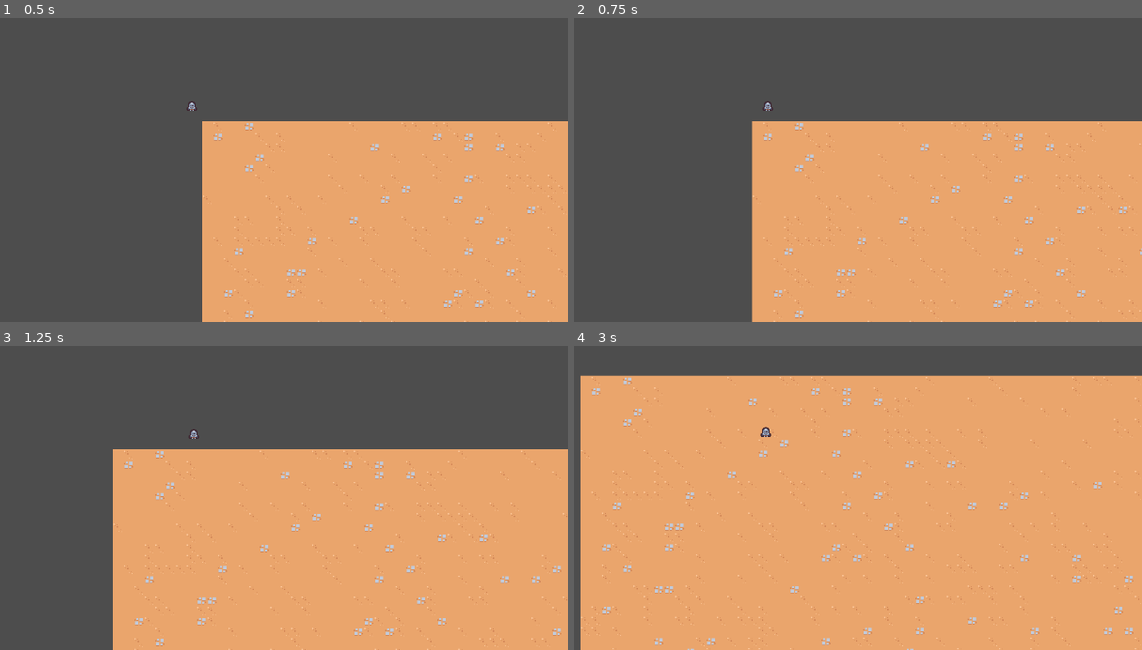
Above: before the commit, frames 1-4 (two rows, left to right).
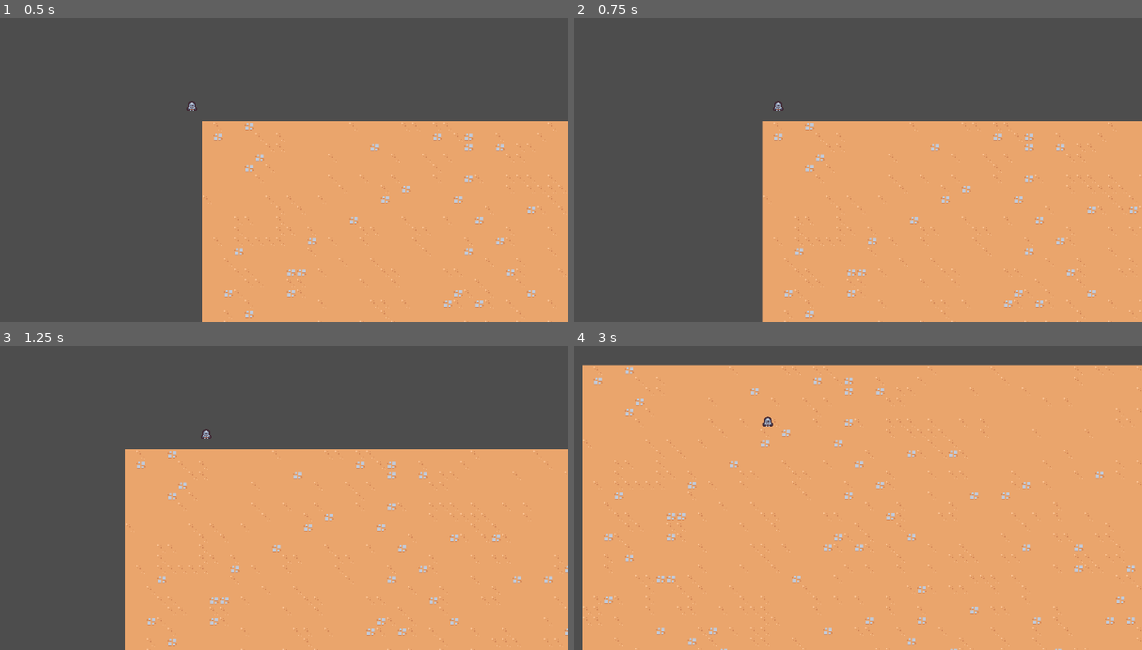
Above: after the commit, the same moments.

Repository: justknick/myFirst2DSurvivorsGame
Game: Godot game, scene res://scenes/main/main.tscn
Same seed, same stepped clock (60 frames per second), same inputs: the game is played once before the commit and once after it.
Inputs:
- Up to frame 1 (0.5 s): no input
- Up to frame 2 (0.75 s): tap Enter at 0.5 s; hold D (move_right) from 0.53 s (still down)
- Up to frame 3 (1.25 s): keep holding D (move_right)
- Up to frame 4 (3 s): release D (move_right) at 1.28 s; hold S (move_down) 1.28-2.03 s; hold D (move_right) 2.03-2.78 s; hold W (move_up) from 2.78 s (still down)

Frame 1 is identical in both runs. In frame 2, 3.2% of the frame differs, in the area x 31-100%, y 27-100%; in frame 3, 3.6%; in frame 4, 7.6%, in the area x 1-100%, y 6-100%.

Commit message:
updated game_camera scene (created var target_position, created func acquire_target, updated process func)

Diff:
--- a/scenes/game_camera/game_camera.gd
+++ b/scenes/game_camera/game_camera.gd
@@ -1,4 +1,12 @@
 extends Camera2D
+
+# CLASS NOTES:
+# global position won't detect from player bc it doesn't know the 'exact'
+# type of var 'player' is
+# by adding "as Node2D" at the end of declaring the player (see line 12),
+# then intellisense will detect global position
+
+var target_position = Vector2.ZERO
 
 
 # Called when the node enters the scene tree for the first time.
@@ -6,11 +14,16 @@
 	make_current()
 
 
+
 # Called every frame. 'delta' is the elapsed time since the previous frame.
 func _process(delta):
+	acquire_target()
+	global_position = global_position.lerp(target_position, 1.0 - exp(-delta * 10))
+
+
+# Acquire Target func - assign target position if player exists
+func acquire_target():
 	var player_nodes = get_tree().get_nodes_in_group("player")
 	if player_nodes.size() > 0:
 		var player = player_nodes[0] as Node2D
-		# global position won't detect from player bc it doesn't know the 'exact' type of var 'player' is
-		# by adding "as Node2D" at the end of declaring the player (see line 12), then intellisense will detect global position
-		global_position = player.global_position
+		target_position = player.global_position
